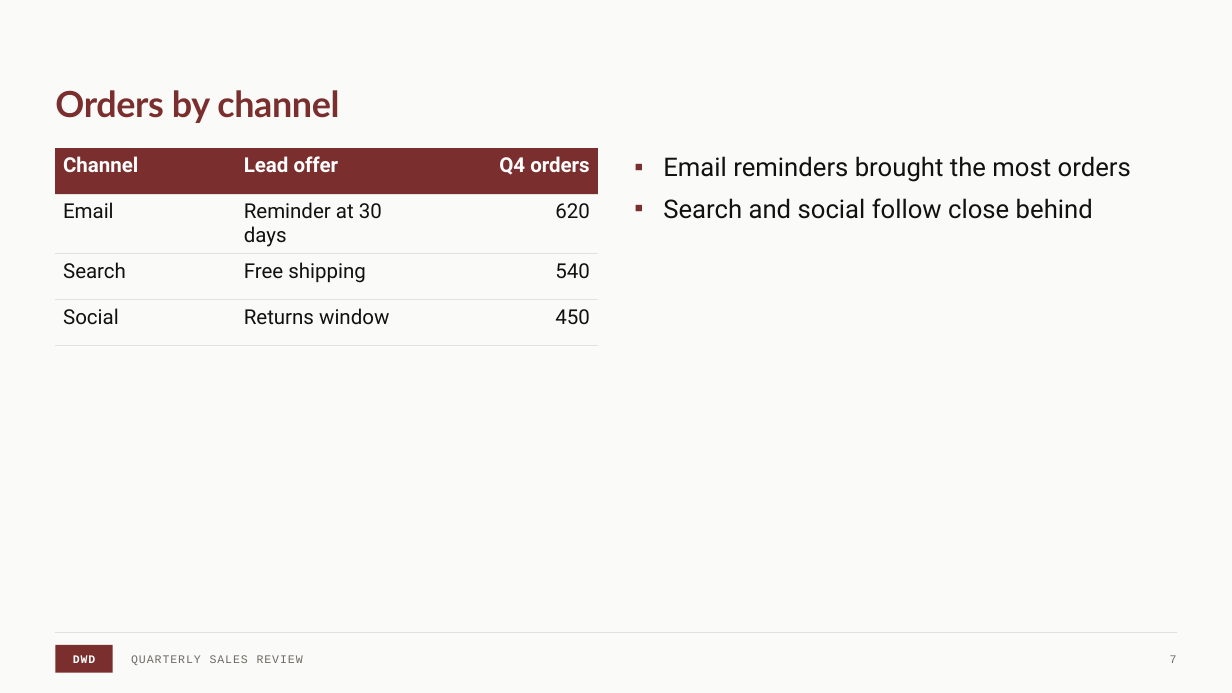
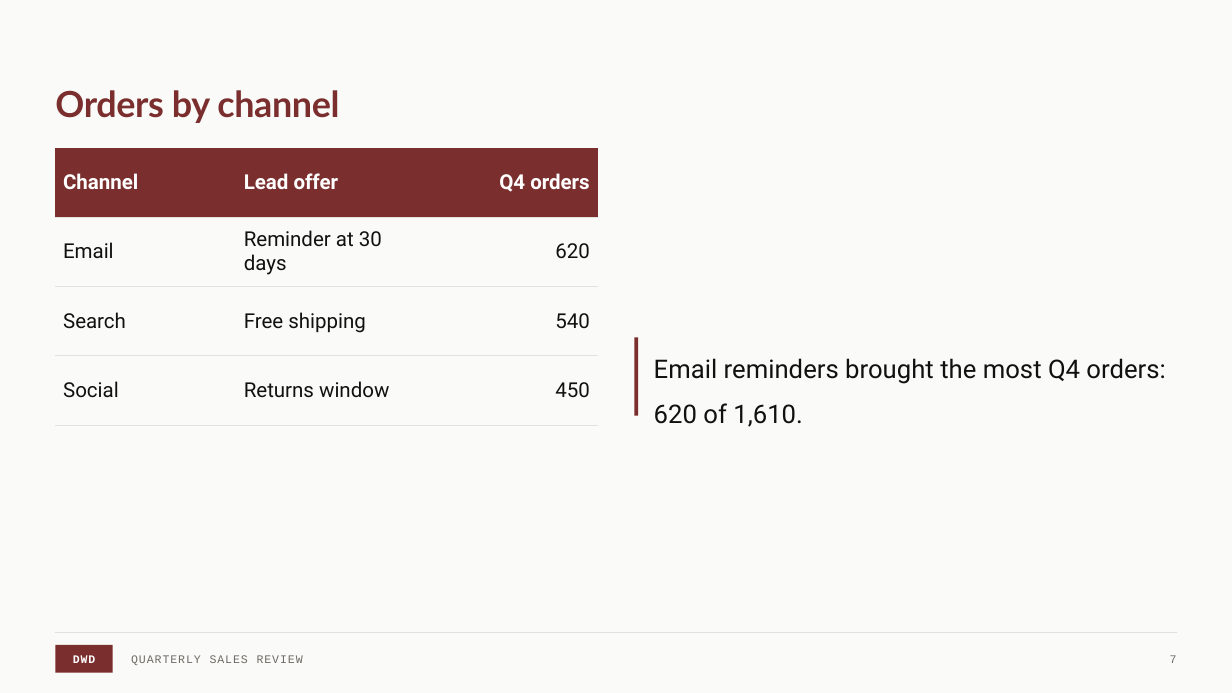
Before and after one commit to dillon-shearer/dwd-document-skill, a slide deck: slide 7 of assets/dwd-sample.pptx. Drawn at 1232x693 pixels with LibreOffice and Linux fonts; fonts in the diff are those of the drawing. Boxes give left, top, right and bottom in pixels: in the first picture for what was removed or moved away, otherwise in the second. Text is boxed around its words. In the diff, an @@ line names an element or a change of style, - is before the commit and + after.

```diff
--- a/assets/dwd-sample.pptx
+++ b/assets/dwd-sample.pptx
@@ table: place and size @@
-table at (55,148,599,333)
+table at (55,148,599,425)
@@ text removed at (663,156,1131,219) @@
-▪ Email reminders brought the most orders
-▪ Search and social follow close behind
@@ rectangle added at (635,337,639,416), fill #7A2E2E @@
@@ text added at (654,358,1165,427), 20 pt, text #111110 @@
+Email reminders brought the most Q4 orders: 620 of 1,610.
```
Also in this commit, not shown: 1 other slide changed, 4 other files.
